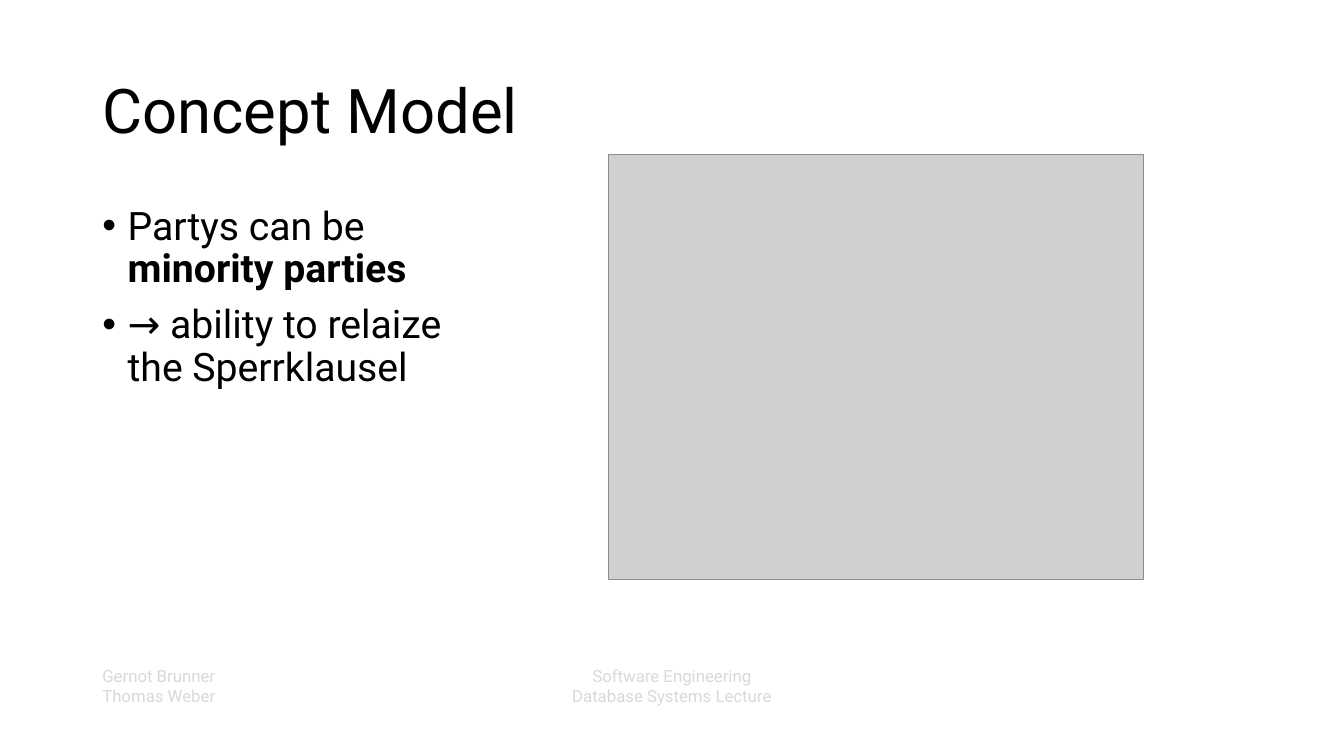
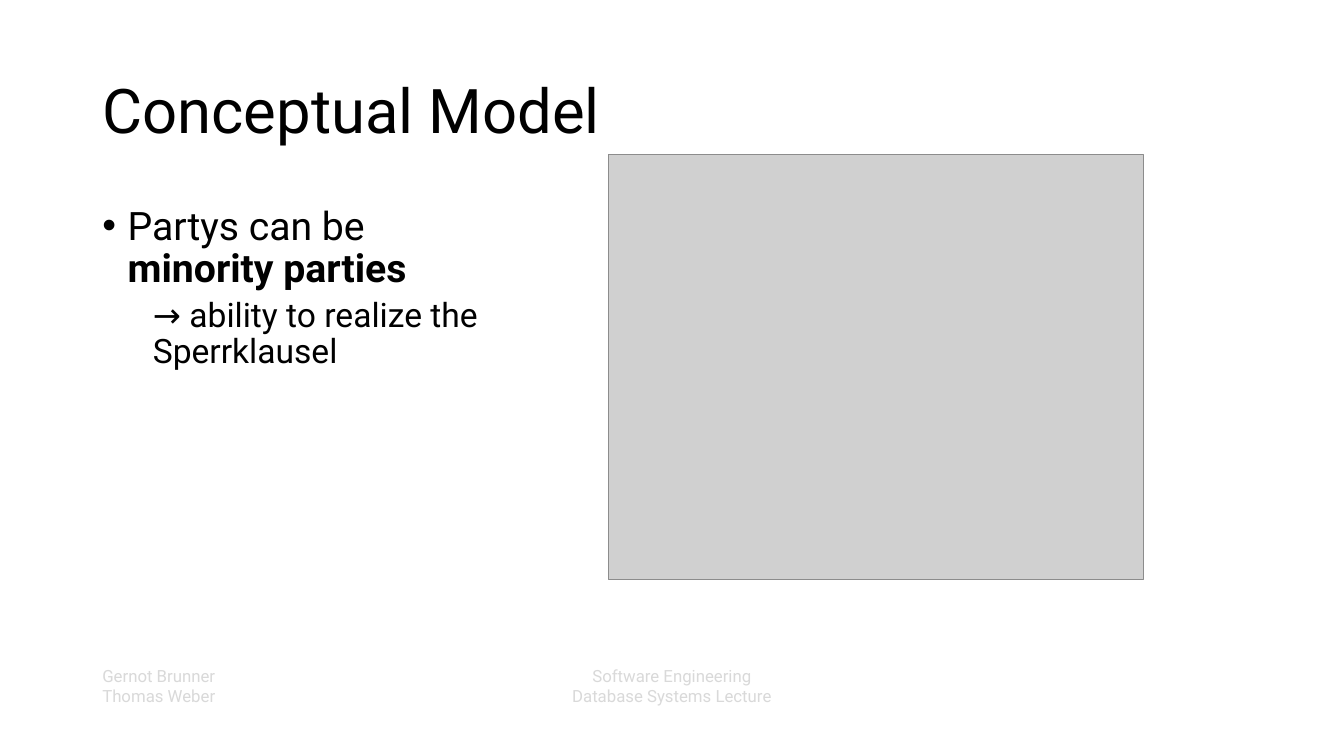
Before and after one commit to elordin/dbs, a slide deck: slide 7 of slides.pptx (slide 5 before the commit). Drawn at 1344x756 pixels with LibreOffice and Linux fonts; fonts in the diff are those of the drawing; grey boxes stand for pictures; background and template pictures are left out. Boxes give left, top, right and bottom in pixels: in the first picture for what was removed or moved away, otherwise in the second. Text is boxed around its words. In the diff, an @@ line names an element or a change of style, - is before the commit and + after.

Commit message:
Updated slides.

```diff
--- a/slides.pptx
+++ b/slides.pptx
@@ title at box(102, 86, 600, 146): text changed @@
-Concept Model
+Conceptual Model
@@ text at box(153, 301, 477, 370): text changed; size 28 to 24 pt @@
-• → ability to relaize the Sperrklausel
+  → ability to realize the Sperrklausel
```
Also in this commit, not shown: 7 other slides changed, 12 slides added, 1 slide removed.
